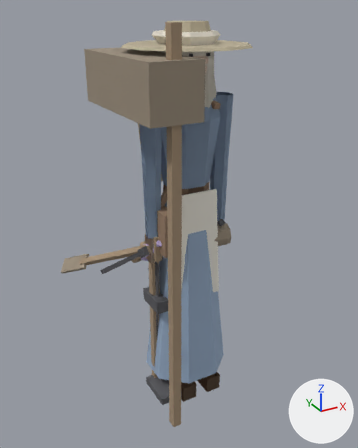
What one commit did to the glTF model game/assets/modelle/figuren/figur_elb.glb.
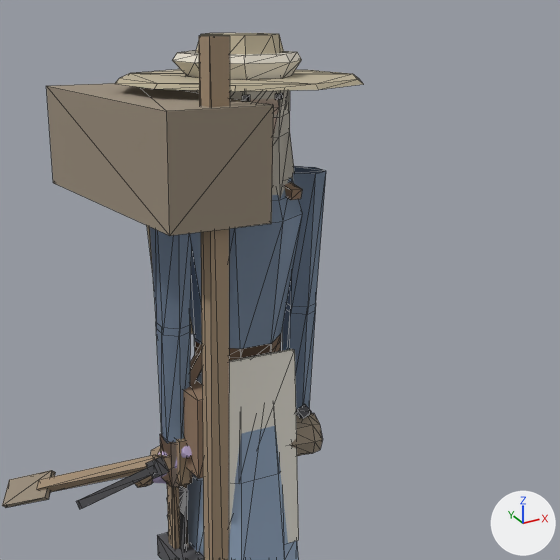
There are two pictures of each version: one whole from a 50 mm lens placed at (-1.163, -2.038, 2.004), pointed at (-0.008, 0.064, 0.954), one close up on the part from 17% to 100% of the width and 1% to 67% of the height. The lights are fixed; the arrows at lower right show +X, +Y and +Z. The first two pictures are the older version. The close-ups show mesh edges as thin lines.

The scene before the commit, as lines of its bpy script (objects in view):
```python
me_koerper_mann = bpy.data.meshes.new('Koerper_Mann')
me_koerper_mann.from_pydata(...)  # 276 vertices, 348 faces; spans x -0.24..0.24, y -0.19..0.14, z 0.0..1.91
me_koerper_mann.materials.append(mat_figur)
me_schleier = bpy.data.meshes.new('Schleier')
me_schleier.from_pydata(...)  # 32 vertices, 54 faces; spans x -0.158..0.158, y -0.105..0.162, z 1.57..1.918
me_schleier.materials.append(mat_figur)
me_schuerze = bpy.data.meshes.new('Schuerze')
me_schuerze.from_pydata(...)  # 8 vertices, 4 faces; spans x -0.138..0.138, y -0.118..-0.097, z 0.6..1.18
me_schuerze.materials.append(mat_figur)
ob_koerper_mann = bpy.data.objects.new('Koerper_Mann', me_koerper_mann)
ob_koerper_mann.location = (0.0, 0.0, 0.0)
ob_schleier = bpy.data.objects.new('Schleier', me_schleier)
ob_schleier.location = (0.0, 0.0, 0.0)
ob_schuerze = bpy.data.objects.new('Schuerze', me_schuerze)
ob_schuerze.location = (0.0, 0.0, 0.0)
# also in view: 'Strohhut' at (0.0, 0.0, 1.893); 'Hacke' at (-0.19, -0.085, 0.503); 'Saege' at (-0.19, 0.002, 0.615); 'Drechseleisen' at (-0.288, -0.033, 0.889); 'Koerper_Frau' at (0.0, 0.0, 0.953)
```
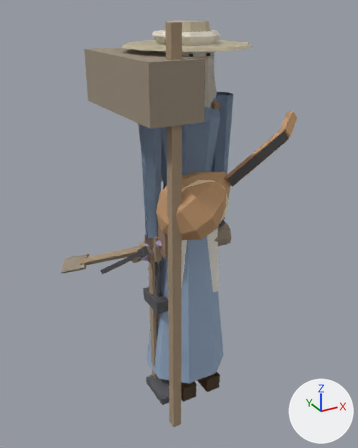
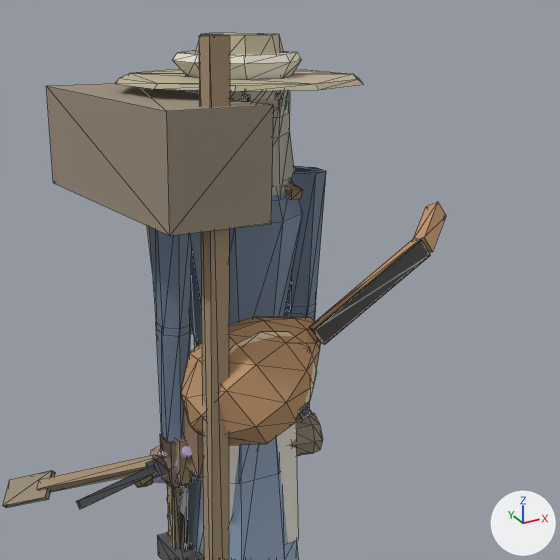
Pixel boxes (x1, y1, x2, y2) of what changed, in the close-ups (560 x 560 px):
```json
{"object": "Laute", "change": "added", "after": [181, 202, 446, 445], "on screen": "brown"}
{"object": "Schuerze", "change": "unchanged, covered by the edit", "before": [229, 349, 299, 543], "after": [229, 422, 299, 543]}
```

Edits to the scene script, one JSON object a line:
```json
{"op": "add", "block": "me_laute", "code": ["me_laute = bpy.data.meshes.new('Laute')", "me_laute.from_pydata(...)  # 148 vertices, 166 faces; spans x -0.271..0.438, y -0.389..-0.09, z 1.025..1.563", "me_laute.materials.append(mat_figur)"]}
{"op": "add", "block": "ob_laute", "code": ["ob_laute = bpy.data.objects.new('Laute', me_laute)", "ob_laute.location = (0.0, 0.0, 0.0)"]}
```
